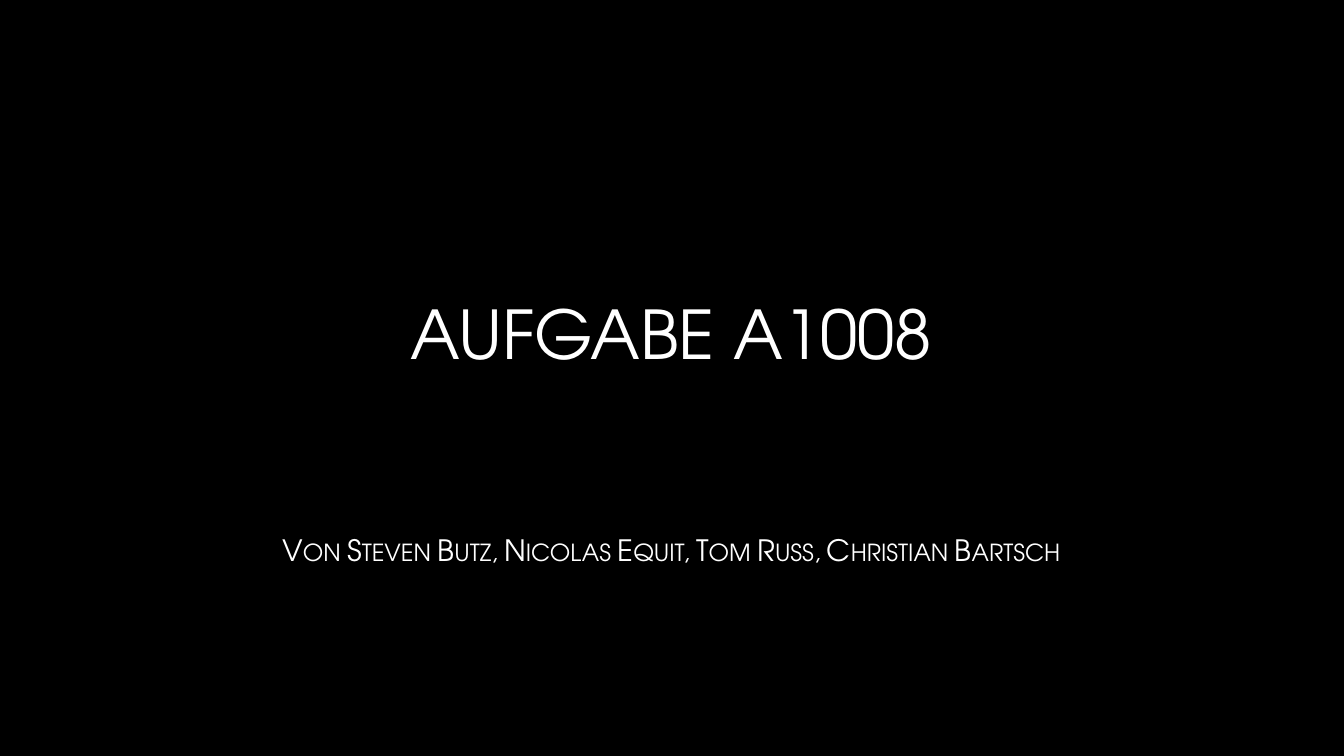
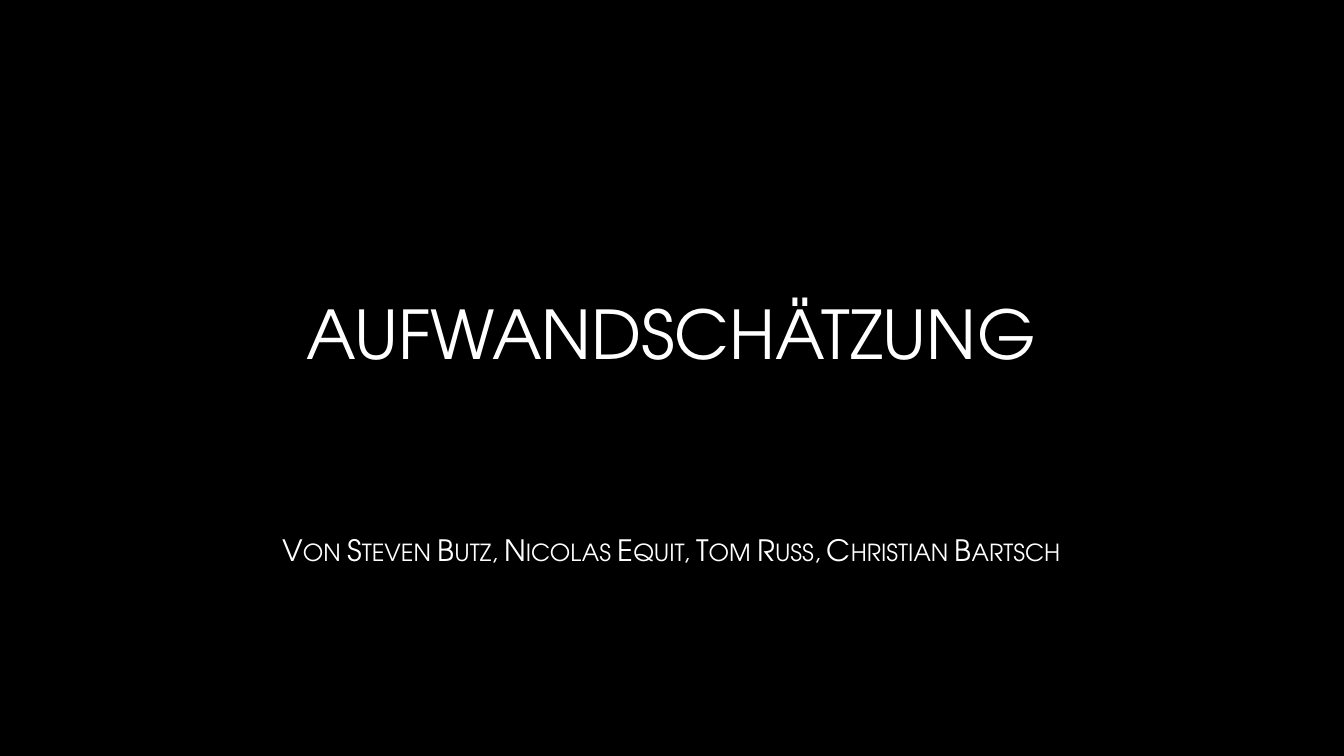
Before and after one commit to JimmyJ0ee/Projektmanagement_Q2, a slide deck: slide 1 of Vortrag A1008.pptx. Drawn at 1344x756 pixels with LibreOffice and Linux fonts; fonts in the diff are those of the drawing; background and template pictures are left out. Boxes give left, top, right and bottom in pixels: in the first picture for what was removed or moved away, otherwise in the second. Text is boxed around its words. In the diff, an @@ line names an element or a change of style, - is before the commit and + after.

```diff
--- a/Vortrag A1008.pptx
+++ b/Vortrag A1008.pptx
@@ title at [307, 297, 1036, 360]: text changed @@
-AUFGABE A1008
+AUFWANDSCHÄTZUNG
```
Also in this commit, not shown: 10 other slides changed.
